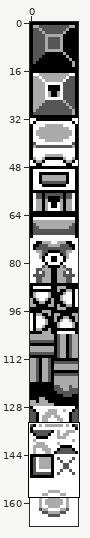
Pixel-art file: assets/objects.aseprite. Above: a wide view before the commit, with the close-up outlined.
Close-up. Before the commit:
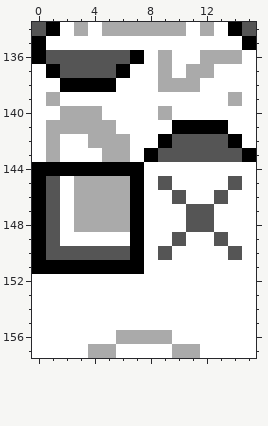
16x168 pixels, 1 frame. Shown: x 0..15, y 134..157.
After:
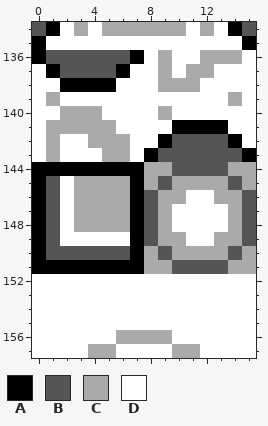
Palette (. is transparent): A #000000  B #555555  C #aaaaaa  D #ffffff
What changed:
y 144: x 8..15 DDDDDDDD -> CCBBBBCC
y 145: x 8 D -> C; x 10..13 DDDD -> CCCC; x 15 D -> C
y 146: x 8..10 DDB -> BCC; x 13..15 BDD -> CCB
y 147..148: x 8..9 DD -> BC; x 11..12 BB -> DD; x 14..15 DD -> CB
y 149: x 8..10 DDB -> BCC; x 13..15 BDD -> CCB
y 150: x 8 D -> C; x 10..13 DDDD -> CCCC; x 15 D -> C
y 151: x 8..15 DDDDDDDD -> CCBBBBCC
Where, in picture pixels (left, top, right, bottom), the same in both close-ups:
changed: (144, 162, 256, 274)
